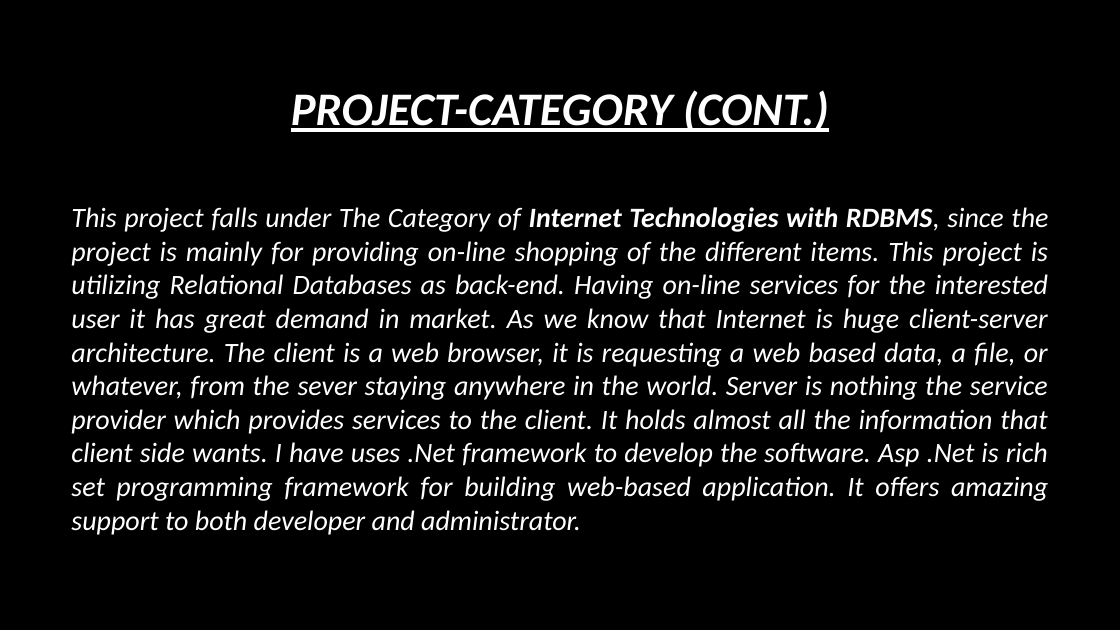
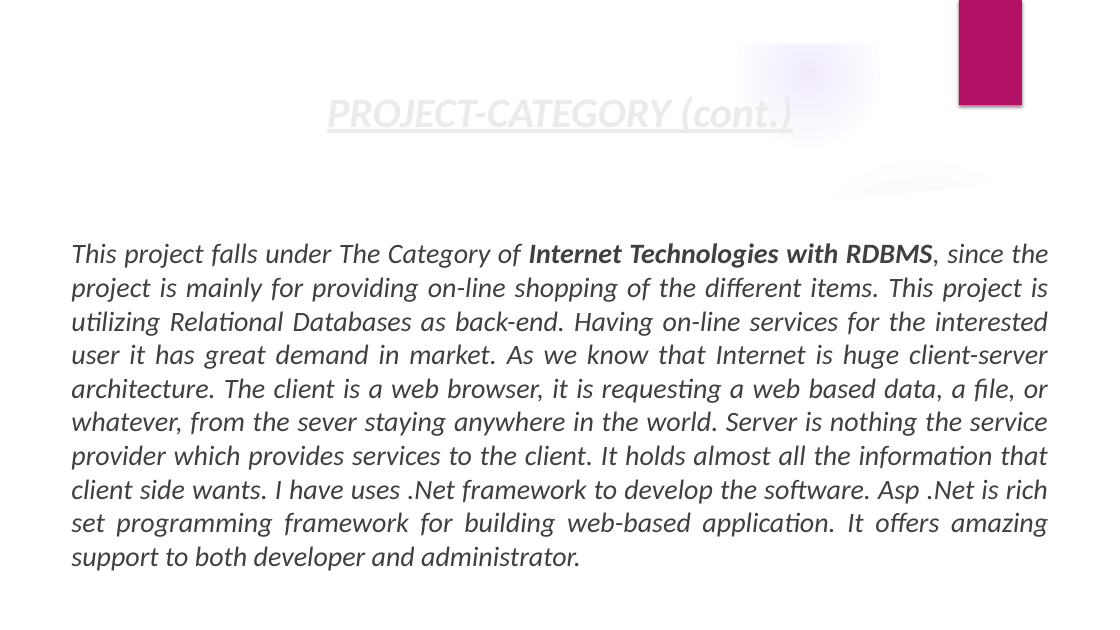
Before and after one commit to lalitgiri/Angular_Practice_Program, a slide deck: slide 7 of Ecommerce-Project/report data/project ppt.pptx (slide 6 before the commit). Drawn at 1120x630 pixels with LibreOffice and Linux fonts; fonts in the diff are those of the drawing; background and template pictures are left out. Boxes give left, top, right and bottom in pixels: in the first picture for what was removed or moved away, otherwise in the second. Text is boxed around its words. In the diff, an @@ line names an element or a change of style, - is before the commit and + after.

```diff
--- a/Ecommerce-Project/report data/project ppt.pptx
+++ b/Ecommerce-Project/report data/project ppt.pptx
@@ background #000000 to picture (left out) @@
@@ group added at (0,0,1120,630): 5 ellipses, 3 freeform shapes @@
@@ rectangle added at (959,0,1022,105), fill #B31166 @@
@@ text "This project falls under The ...": place and size @@
-text "This project falls under The ..." at (71,207,1048,535)
+text "This project falls under The ..." at (71,243,1048,571)
@@ text "This project falls under The ..." at (71,243,1048,571): text colour #FFFFFF to #404040 @@
@@ title at (124,244,490,268): text changed; size 40 to 36 pt; text colour #FFFFFF to #EBEBEB @@
-PROJECT-CATEGORY (CONT.)
+PROJECT-CATEGORY (cont.)
```
Also in this commit, not shown: 37 other slides changed, 3 slides added, 1 slide removed, 2 other files.
